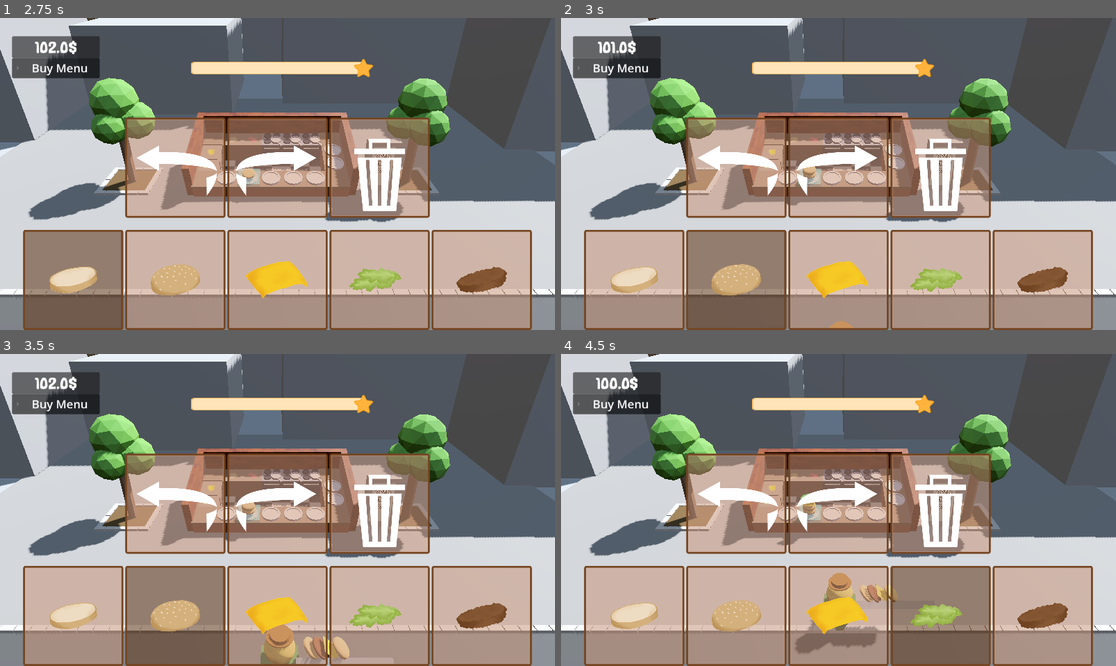
Above: before the commit, frames 1-4 (two rows, left to right).
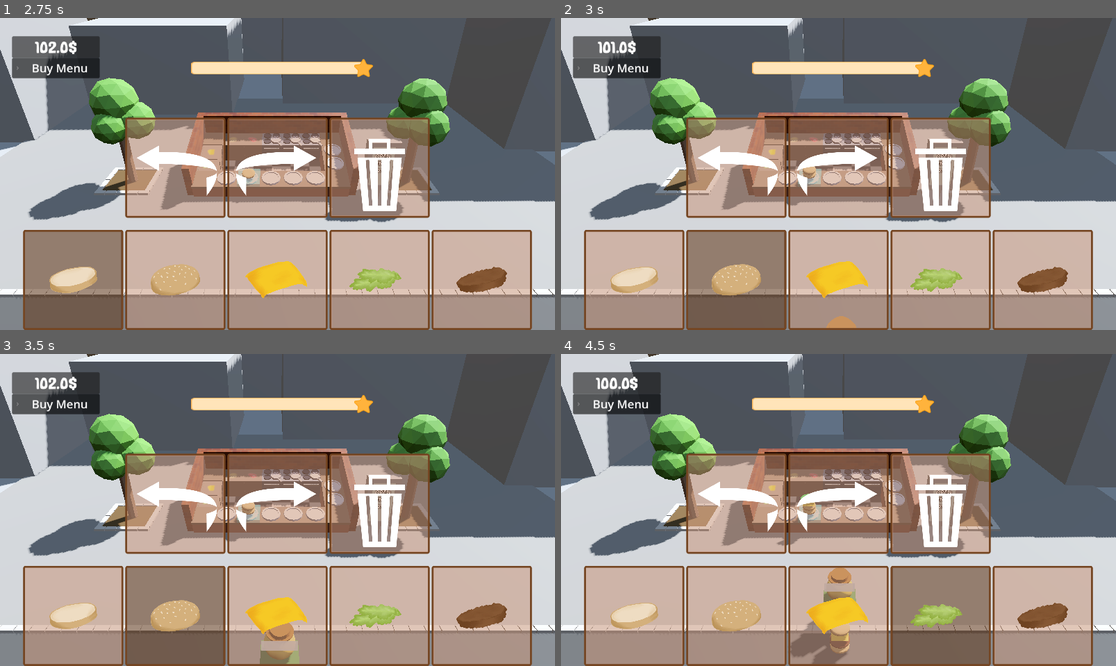
Above: after the commit, the same moments.

Repository: thewasmans/2026-game-jam-burger-truck
Game: Godot game, scene res://scenes/main.tscn
Same seed, same stepped clock (60 frames per second), same inputs: the game is played once before the commit and once after it.
Inputs (mouse positions are in pixels of both pictures, inside the frame that each line leads up to):
- Up to frame 1 (2.75 s): click (177, 167) at 0.5 s; click (277, 167) at 1.25 s; click (72, 280) at 2.02 s
- Up to frame 2 (3 s): click (738, 280) at 2.77 s
- Up to frame 3 (3.5 s): no input
- Up to frame 4 (4.5 s): click (838, 616) at 3.52 s; click (938, 616) at 4.27 s

Frame 1 is identical in both runs. In frame 2, less than 0.1% of the frame differs, in the area x 47-54%, y 95-100%; in frame 3, 1.1%; in frame 4, 1.3%, in the area x 41-61%, y 68-100%.

Commit message:
Used path finding

Diff:
--- a/contents/prefabs/furnitures/arrow_sign.tscn
+++ b/contents/prefabs/furnitures/arrow_sign.tscn
@@ -43,3 +43,6 @@
 text = "OPEN NOW !
 THIS WAY !"
 outline_size = 8
+
+[node name="NavigationObstacle3D" type="NavigationObstacle3D" parent="." unique_id=1344380410]
+vertices = PackedVector3Array(1, 0, -1, -1, 0, -1, -1, 0, 1, 1, 0, 1)
--- a/contents/prefabs/hungry_client.tscn
+++ b/contents/prefabs/hungry_client.tscn
@@ -4,7 +4,7 @@
 [ext_resource type="PackedScene" uid="uid://b47evmm3yxiqf" path="res://contents/prefabs/ui/client_request_ui.tscn" id="2_tnfmv"]
 
 [sub_resource type="BoxShape3D" id="BoxShape3D_mntof"]
-size = Vector3(1, 2, 1)
+size = Vector3(0.5407715, 2, 0.38305664)
 
 [sub_resource type="PrismMesh" id="PrismMesh_tnfmv"]
 
@@ -40,46 +40,52 @@
 material = SubResource("StandardMaterial3D_278i7")
 size = Vector2(0.5, 0.053)
 
-[node name="HungryClient" type="CharacterBody3D" unique_id=636878034 node_paths=PackedStringArray("client_request_ui", "hover_node", "anchor_burger", "collision")]
+[node name="HungryClient" type="CharacterBody3D" unique_id=636878034 node_paths=PackedStringArray("client_request_ui", "hover_node", "anchor_burger", "collision", "agent")]
 script = ExtResource("1_mntof")
 speed = 2.0
 client_request_ui = NodePath("SubViewport/ClientRequest")
 hover_node = NodePath("Hover")
 anchor_burger = NodePath("Anchor Burger")
 collision = NodePath("CollisionShape3D")
+agent = NodePath("NavigationAgent3D")
 
 [node name="CollisionShape3D" type="CollisionShape3D" parent="." unique_id=1118751600]
-transform = Transform3D(2.4, 0, 0, 0, 2.4, 0, 0, 0, 2.4, 0, 0.8244037, 0)
+transform = Transform3D(2.4, 0, 0, 0, 2.4, 0, 0, 0, 2.4, 0, 0.824, 0)
 shape = SubResource("BoxShape3D_mntof")
 
-[node name="Body" type="MeshInstance3D" parent="." unique_id=807406255]
-transform = Transform3D(1, 0, 0, 0, -1, 1.2079664e-07, 0, -1.509958e-07, -0.8, 0, 0.5, 0)
+[node name="Model" type="Node3D" parent="." unique_id=702819584]
+transform = Transform3D(0.80952924, 0, 0, 0, 0.82090056, 0, 0, 0, 0.81373817, 0, 1.409066, 0)
+
+[node name="Body" type="MeshInstance3D" parent="Model" unique_id=807406255]
+transform = Transform3D(1.2352858, 0, 0, 0, -1.2181743, 1.4715137e-07, 0, -1.855582e-07, -0.9831172, 0, -1.1074009, 0)
 mesh = SubResource("PrismMesh_tnfmv")
 surface_material_override/0 = SubResource("StandardMaterial3D_x21bv")
 
-[node name="Head" type="MeshInstance3D" parent="." unique_id=1196041355]
-transform = Transform3D(0.80952924, 0, 0, 0, 0.82090056, 0, 0, 0, 0.81373817, 0, 1.409066, 0)
+[node name="Head" type="MeshInstance3D" parent="Model" unique_id=1196041355]
+transform = Transform3D(0.99999994, 0, 0, 0, 1, 0, 0, 0, 1, 0, 0, 0)
 mesh = SubResource("SphereMesh_fectd")
 surface_material_override/0 = SubResource("StandardMaterial3D_jcmfp")
 
-[node name="HatCylinder" type="MeshInstance3D" parent="." unique_id=2027331020]
-transform = Transform3D(0.69923836, 0, 0, 0, 0.015897809, 0, 0, 0, 0.6881968, 0, 1.8250308, 0)
+[node name="HatCylinder" type="MeshInstance3D" parent="Model" unique_id=2027331020]
+transform = Transform3D(0.86375916, 0, 0, 0, 0.019366302, 0, 0, 0, 0.8457226, 0, 0.5067178, 0)
 mesh = SubResource("CylinderMesh_tniq0")
 surface_material_override/0 = SubResource("StandardMaterial3D_e25xl")
 
-[node name="HatCylinder2" type="MeshInstance3D" parent="." unique_id=196296434]
-transform = Transform3D(0.51599705, 0, 0, 0, 0.05667877, 0, 0, 0, 0.57029665, 0, 1.9025326, 0)
+[node name="HatCylinder2" type="MeshInstance3D" parent="Model" unique_id=196296434]
+transform = Transform3D(0.6374038, 0, 0, 0, 0.06904462, 0, 0, 0, 0.7008355, 0, 0.60112846, 0)
 mesh = SubResource("CylinderMesh_ntmap")
 surface_material_override/0 = SubResource("StandardMaterial3D_rtm0h")
 
+[node name="Anchor Burger" type="Node3D" parent="." unique_id=1795400529]
+transform = Transform3D(1, 0, 0, 0, 1, 0, 0, 0, 1, -0.0035933852, 0.03982711, -1.0058272)
+
+[node name="NavigationAgent3D" type="NavigationAgent3D" parent="." unique_id=2083574708]
+
 [node name="Hover" type="MeshInstance3D" parent="." unique_id=771406449]
-transform = Transform3D(-4.951, -8.4585515e-08, -2.2713088e-07, 0, 0.70813626, -3.5498185, 4.3283018e-07, -0.96754545, -2.5980744, -1.643, 1.2038006, -0.301)
+transform = Transform3D(-1.751, -1.460953e-07, -3.922984e-07, 0, 0.70813626, -3.5498185, 2.6439366e-07, -0.9675454, -2.5980747, 0, 1.8024361, -0.41671503)
 mesh = SubResource("PlaneMesh_i5gv5")
 
 [node name="SubViewport" type="SubViewport" parent="." unique_id=769199299]
 size = Vector2i(1152, 96)
 
 [node name="ClientRequest" parent="SubViewport" unique_id=853921984 instance=ExtResource("2_tnfmv")]
-
-[node name="Anchor Burger" type="Node3D" parent="." unique_id=1795400529]
-transform = Transform3D(1, 0, 0, 0, 1, 0, 0, 0, 1, -0.8035934, 1.3651247, 0)
--- a/scenes/main.tscn
+++ b/scenes/main.tscn
@@ -48,6 +48,13 @@
 
 [sub_resource type="BoxMesh" id="BoxMesh_sugp2"]
 
+[sub_resource type="NavigationMesh" id="NavigationMesh_5q0nq"]
+vertices = PackedVector3Array(-9.5, 1, -13.389643, -9.5, 1, 5.6103573, 9.5, 1, 5.6103573, 9.5, 1, -13.389643)
+polygons = [PackedInt32Array(3, 2, 0), PackedInt32Array(0, 2, 1)]
+
+[sub_resource type="BoxMesh" id="BoxMesh_5q0nq"]
+size = Vector3(20, 1, 20)
+
 [sub_resource type="ProceduralSkyMaterial" id="ProceduralSkyMaterial_0wfyh"]
 sky_horizon_color = Color(0.66224277, 0.6717428, 0.6867428, 1)
 ground_horizon_color = Color(0.66224277, 0.6717428, 0.6867428, 1)
@@ -64,7 +71,7 @@
 [sub_resource type="BoxMesh" id="BoxMesh_jyhfs"]
 size = Vector3(10, 10, 10)
 
-[node name="Main" type="Node3D" unique_id=113603498 node_paths=PackedStringArray("snack_truck", "game_ui", "spawner", "anchor_plates", "anchor_plates_clients", "plate_selector", "vfx_burger_disappear")]
+[node name="Main" type="Node3D" unique_id=113603498 node_paths=PackedStringArray("snack_truck", "game_ui", "spawner", "anchor_plates", "anchor_plates_clients", "plate_selector", "vfx_burger_disappear", "navigation")]
 script = ExtResource("4_abcde")
 snack_truck = NodePath("Level/Kitchen")
 game_ui = NodePath("GameUI")
@@ -77,6 +84,7 @@
 vfx_burger_disappear = NodePath("Level/Kitchen/AnchorPlateFood/VFX Burger Disappear/GPUParticles3D")
 default_amount_money = 100.0
 furnitures = Array[ExtResource("19_og1vs")]([SubResource("Resource_2wyq8"), ExtResource("22_fv21b"), ExtResource("23_tel4y"), ExtResource("24_qkpxi"), ExtResource("25_5q0nq")])
+navigation = NodePath("Level/NavigationRegion3D")
 
 [node name="Global" type="Node" parent="." unique_id=1804165768]
 
@@ -149,6 +157,14 @@
 transform = Transform3D(100.000015, 0, 0, 0, 0.1, 0, 0, 0, 100.000015, 0, 0, 0)
 mesh = SubResource("BoxMesh_sugp2")
 
+[node name="NavigationRegion3D" type="NavigationRegion3D" parent="Level" unique_id=1196850353]
+transform = Transform3D(1, 0, 0, 0, 1, 0, 0, 0, 1, 0, -0.74210477, 0)
+navigation_mesh = SubResource("NavigationMesh_5q0nq")
+
+[node name="MeshInstance3D" type="MeshInstance3D" parent="Level/NavigationRegion3D" unique_id=767979883]
+transform = Transform3D(1, 0, 0, 0, 1, 0, 0, 0, 1, 0, 0, -3.8896427)
+mesh = SubResource("BoxMesh_5q0nq")
+
 [node name="Environments" type="Node" parent="." unique_id=382932535]
 
 [node name="envrionment" parent="Environments" unique_id=1062952153 instance=ExtResource("31_tel4y")]
--- a/scripts/hungry_client.gd
+++ b/scripts/hungry_client.gd
@@ -17,6 +17,7 @@
 @export var wait_time: Vector2 = Vector2(10, 15)
 @export var anchor_burger: Node3D
 @export var collision: CollisionShape3D
+@export var agent: NavigationAgent3D
 
 var current_state: State = State.MOVING_TO_TRUCK
 var wait_timer: Timer
@@ -43,8 +44,8 @@
 	_burger_request = burger_data
 	for ingredient in burger_data.ingredients:
 		var instance: Node3D = ingredient.model_3d.instantiate()
-		instance.position += Vector3.LEFT * anchor_burger.get_child_count() * .25
-		instance.rotate(Vector3.FORWARD, -PI * 0.25)
+		instance.position += Vector3.UP * anchor_burger.get_child_count() * .25
+		#instance.rotate(Vector3.LEFT, PI * 0.25)
 		instance.scale = Vector3.ONE * .25
 		anchor_burger.add_child(instance)
 
@@ -53,14 +54,15 @@
 		return
 	match current_state:
 		State.MOVING_TO_TRUCK:
-			var direction: Vector3 = (target_position - global_transform.origin).normalized()
-
-			if global_transform.origin.distance_to(target_position) > 1:
-				velocity = direction * speed
-			else:
+			if agent.is_navigation_finished():
 				velocity = Vector3.ZERO
 				current_state = State.WAITING
 				wait_timer.start()
+			else:
+				var current_agent_position: Vector3 = global_position
+				var next_path_position: Vector3 = agent.get_next_path_position()
+
+				velocity = current_agent_position.direction_to(next_path_position) * speed
 
 		State.WAITING:
 			collision.disabled = true
--- a/scripts/main.gd
+++ b/scripts/main.gd
@@ -32,6 +32,7 @@
 @export var vfx_burger_disappear: GPUParticles3D
 @export var default_amount_money: float = 10.0
 @export var furnitures:Array[Furniture]
+@export var navigation:NavigationRegion3D
 
 var _plates_availalble:Dictionary[Node3D, HungryClient] = {}
 var _waiting_queue: Array[HungryClient] = []
@@ -95,6 +96,9 @@
 	if is_instance_valid(_current_furniture_instance):
 		if event is InputEventMouseButton and event.pressed:
 			if event.button_index == MOUSE_BUTTON_LEFT:
+				_current_furniture_instance.reparent(navigation)
+				navigation.add_child(_current_furniture_instance)
+				navigation.bake_navigation_mesh()
 				_current_furniture = null
 				_current_furniture_instance = null
 			elif event.button_index == MOUSE_BUTTON_RIGHT:
--- a/scripts/spawner.gd
+++ b/scripts/spawner.gd
@@ -29,6 +29,7 @@
 		return
 
 	var client: HungryClient = enemy_scene.instantiate()
+	client.agent.target_position = front_truck_target.global_position
 	client.target_position = front_truck_target.global_position
 	client.target_leaving = out_screen_target.global_position
 	var spawn_position: Vector3 = get_random_spawn_position()
Not shown: 1 places in scenes/main.tscn that only renumber resources
